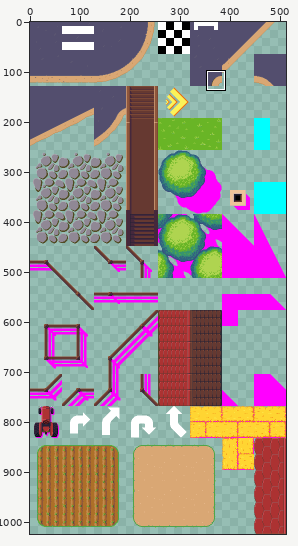
Pixel-art file, stored at core/assets-src/maps/country.ase. Above, an overview of the earlier version with the close-up marked.
Close-up. Before the edit:
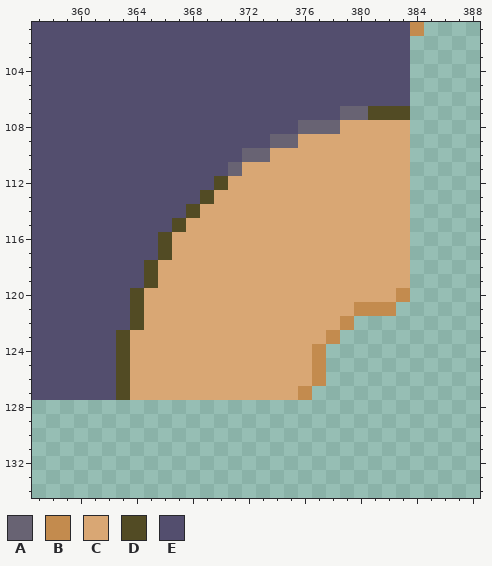
512x1024 pixels, 1 frame. Shown: x 357..388, y 101..134. The commit also changed other parts of the picture, which this record leaves out.
Palette (. is transparent): A #686373  B #c38b4e  C #d9a774  D #524b24  E #534e6e
Pixels before, first column x 357:
101 EEEEEEEEEEEEEEEEEEEEEEEEEEEB
102 EEEEEEEEEEEEEEEEEEEEEEEEEEE.
103 EEEEEEEEEEEEEEEEEEEEEEEEEEE.
104 EEEEEEEEEEEEEEEEEEEEEEEEEEE.
105 EEEEEEEEEEEEEEEEEEEEEEEEEEE.
106 EEEEEEEEEEEEEEEEEEEEEEEEEEE.
107 EEEEEEEEEEEEEEEEEEEEEEAADDD.
108 EEEEEEEEEEEEEEEEEEEAAACCCCC.
109 EEEEEEEEEEEEEEEEEAACCCCCCCC.
110 EEEEEEEEEEEEEEEAACCCCCCCCCC.
111 EEEEEEEEEEEEEEACCCCCCCCCCCC.
112 EEEEEEEEEEEEEDCCCCCCCCCCCCC.
113 EEEEEEEEEEEEDCCCCCCCCCCCCCC.
114 EEEEEEEEEEEDCCCCCCCCCCCCCCC.
115 EEEEEEEEEEDCCCCCCCCCCCCCCCC.
116 EEEEEEEEEDCCCCCCCCCCCCCCCCC.
117 EEEEEEEEEDCCCCCCCCCCCCCCCCC.
118 EEEEEEEEDCCCCCCCCCCCCCCCCCC.
119 EEEEEEEEDCCCCCCCCCCCCCCCCCC.
120 EEEEEEEDCCCCCCCCCCCCCCCCCCB.
121 EEEEEEEDCCCCCCCCCCCCCCCBBB..
122 EEEEEEEDCCCCCCCCCCCCCCB.....
123 EEEEEEDCCCCCCCCCCCCCCB......
124 EEEEEEDCCCCCCCCCCCCCB.......
125 EEEEEEDCCCCCCCCCCCCCB.......
126 EEEEEEDCCCCCCCCCCCCCB.......
127 EEEEEEDCCCCCCCCCCCCB........
After the commit:
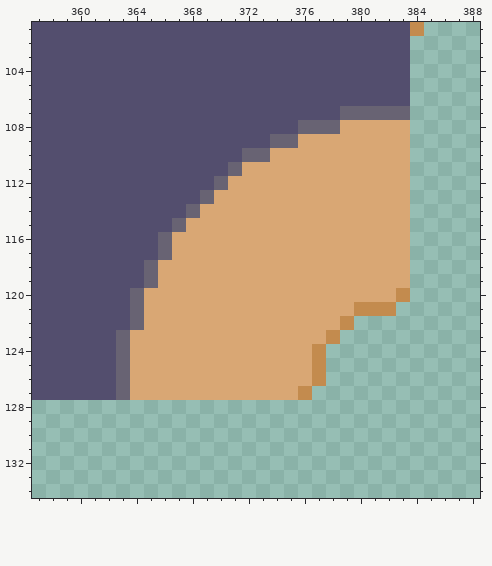
Change:
y 107: x 381..383 DDD -> AAA
y 112: x 370 D -> A
y 113: x 369 D -> A
y 114: x 368 D -> A
y 115: x 367 D -> A
y 116..117: x 366 D -> A
y 118..119: x 365 D -> A
y 120..122: x 364 D -> A
y 123..127: x 363 D -> A
